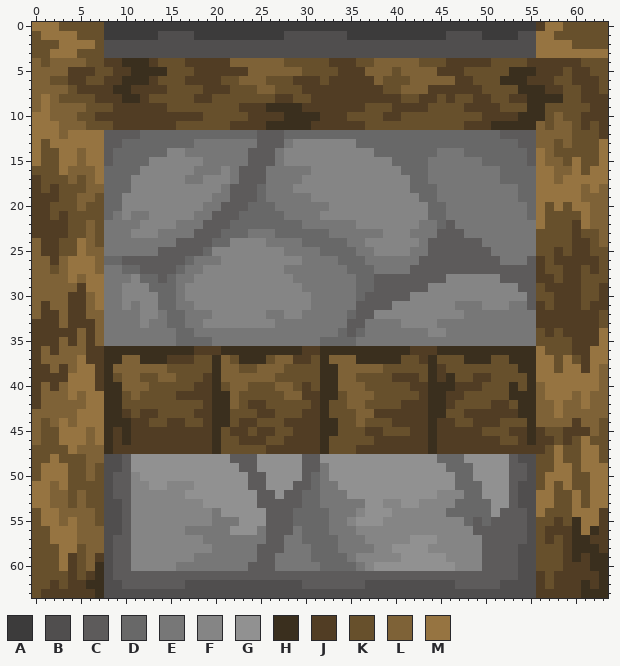
One commit to this pixel-art sprite: textures/blocks/smoker_side.png. Above is the file before it was changed.
The file is 64x64 pixels. Colours within 5 levels of each other are drawn and written as one.
Palette (. is transparent): A #3c3b3b  B #504e4e  C #5d5b5b  D #686868  E #777777  F #858585  G #919191  H #3a2f1e  J #513d24  K #67502c  L #7e6237  M #967441
Pixels before (only the part around the change), first column x 0:
 0 MMMKKKKKAAAAAAAAAAAAAAAAAAAAAAAAAAAAAAAAAAAAAAAAAAAAAAAAJMMKKKKK
 1 KMMMMKKKAAAAAABBBBAAAAAAAAAABBBBBBBAAAAAAAAAAABBBBAAAABBMMKKKKKK
 2 KKKMMMMKBBBBBBBBBBBBBBBBBBBBBBBBBBBBBBBBBBBBBBBBBBBBBBBBMMMMKKKK
 3 KKMMMKKKBBBBBBBBBBBBBBBBBBBBBBBBBBBBBBBBBBBBBBBBBBBBBBBBMMMMMMMM
 4 LKLLLLKKJJHHHJKKKJJJJJLLLLLLKKKKKJJJKKLLLLLKKKJJJJJKKKKJJJJJJKKK
 5 LLLLJJJKKJJHHHHKKKJJJJJJLLLLLLKKKKJJJLLLKLLLLJJJKKKKKHHHJJJKJJKK
 6 LLKKJJKKJJHHHJKKKJJJJKKLLLKKKJJJKJJJJJLKKKLLLLLJJKKKHHHJJJKKJJJK
 7 LLLLKJJJJHHJJJJKKKKJJJKKKLLKKKJJJJJJJJJKKLLLJJJJJJKKKKHHHJJKKJJK
 8 LMLKKKKJJJHHJKKKKKJJKKKKKKKJJKKJJJJJJJJJJKKJJKJKKJJKKJJHHHHKKJJJ
 9 LMLLLLKKKJJJJJJKKKKKKKKJJJHHHHJJJJJJJKKKJJJJKKKKJJJJKKKHHKKKKKJJ
10 MMLLLKKJJJJJJJJJJJJKKKKKJJJJHHHHJJJKKKKJJKKKKKKKKKJJJJHHHKLKKJJJ
11 MMMLLLKKKJJJJJJJKKKKKKJJJJHHHHHJJJJJJKKKKKKKKKKKJJJHHHHHLKLLKJKJ
12 MMMLMMMMCCCCDDDDDDDDDDDDDCCCDDDDDDDDDDDDDDDDDDDDDDDDCCCCLLLLKKKJ
13 MKMMMMMMCCDDDDDDDDEEEEEEECCCEFFFFFFFDDDDDDDDDDDDDDDDDDCCLLKLKKKM
14 MKKMMLMMCDDDDDDFFEEEEEEECCCEFFFFFFFFFFDDDDDDDEEEDDDDDDDCMLKKKKKM
15 MKKMMLMMCDDDDFFFFFFEEEEECCCEFFFFFFFFFFFFDDDDEEEEEEDDDDDCMLLKMKKM
16 KKKMLLLMDDDDFFFFFFEEEFECCCEEEEEFFFFFFFFFFDDDEEEEEEEEDDDDMMLLMKMM
17 JKKKLKLMDDDFFFFFFEEFFFECCCEEEEFFFFFFFFFFFFDDEEEEEEEEDDDDMMLMMMMM
18 JKJKKKLLDDDFFFFFFFFFFECCCDEEEFFFFFFFFFFFFFDDDEEEEEEEEEDDMMMMMLML
19 JJJKKLLKDDFFFFFFFFFFEECCCDEEEEEFFFFFFFFFFFFDDEEEEEEEEEDDMMMMMLLL
20 JJKKKLKKDDFFFFFFFFFEECCCDDDEEEEEEFFFFFFFFFFFDDEEEEEEEEEDMKMKMMLL
21 JJKJKKKKDEFEEFFFFFEECCCDDDDDEEEEFFFFFFFFFFFFDDEEEEEEEEEDMKKKKMLL
22 JJJJKKLKEEEEFFFFEEECCCDDDDDDDDEEEEEEFFFFFFFEEDCEEEEEEEEEMKKKJMLL
23 JJJJKKLKEEEFFFEEEECCCDDDEEEDDDDDDEEEEEEFFFEEECCCEEEEEEEEKKKKJKKL
24 LJJKKMLKEEEEEEEECCCCDDFFFFEEEEDDDDDEEFFFFFFECCCCCCEEEEEEKKKKJJKL
25 LJJKKMLLEEEEEECCCCCDFFFFFFFFEEEEDDDDEEFFFFEECCCCCCCEEEEEKKJKJJKK
26 LLJLMMMLDDCCCCCCCDEEEFFFFFFFFFEEEEDDDEEEEEECCCCCCCCCEEECJKJJJJJK
27 LLKLMMMLEEDDCCCCDEEFFFFFFFFFEEEEEEEDDDEEEECCCCCCCCCCCCCCJKKJJKJK
28 LLLLMLMMEEEFDDCDEEFFFFFFFFFFFEEEEEEEDDCCCCCCCCFFFFFFCCCCJJKJJKKK
29 LLLLLJMMEEFFFDDDEFFFFFFFFFFFFFEEEEEEDDCCCCCCFFFFFFFFFFCCKJJJJKKJ
30 LLLLJJLMEEFFFFDDEFFFFFFFFFFFFFFEEEEEDCCCCCFFFFFFFFFFFFFCKKJJJKKJ
31 LJLLJJLMEEFEFFDDEEFFFFFFFFFFFFFEEEEECCCCFFFFFFFEEEFFFEECJKJJJKJJ
32 LJJLJJLLEEEEFFEDDEEEFFFFFFEEFFEEEEEDCCFFFFFFFFFFEEEEEEEEJJJJJJJK
33 JJJLJJJLEEEEFEEDDEEFFFFFFFFEEEEEEEECCEEEEFFFFEEEEEEEEEEEJJJJJJJK
34 JJJJJLJLEEEEEEEEDDEEEEEEEEEEEEEEEEDCDEEEEEEEFFEEEEEEEEEEKJKJJJJM
35 JJJLJLJLEEEEEEEEDDDDEEEEEEEEEEEEDDDDEEEEEEEEEEEEEEEEEEEEKKKKJJJM
36 JLJLLLJJHHHHHHHHHHJJJHHHHHHHHHJJHHHHHHHHHHJJJHHHHHHHHHHHMKKKJJMM
37 JLLLLMJJHHLLHHHJJJKKHLKHHHKLLJJKHLLLHHHHHKKJHKKKHHHKKHHHMMKMKJMM
38 JJLJLMMJHLLLLLLKKKKKHLLKKLLLKKKKHHLLLLLKKKKKHJKKKKKKKKHHMMKMMJML
39 JJJJMMMJHKLLKKLLKKKJHLLLLLLKKKKKHHLLKKKKJJJKHJHKKJJKKKKHMMMMMMML
40 JLJLMMMJHHLLLKKKKKJJHKLLKKKLLKJKHHLLLKKKKKJJHHHJJJKKKHKHLMMMMMML
41 JLLLMLMMHHKLKKKKJJJJHHLKKKKKLLJJHHKLLLKKKKKJHHJJKKKKKHHHLMMMLMLL
42 JLLLLLMMHHKKKKKKKKKJHHLKJJKKKKKJHKKLLKKKKJJJHHJKKKKJJKHHLLMLLMLL
43 LLLLLMMMHHJKJJKKKKJJHHKKKJJKKKJJHKKKLLJJJJJJHHKKJJJJJJHHLLMLLLLL
44 LKLMLMMMHHHJJKKJJKKJHHKJJKKKJJJJHHKKLKKKJJJJHJJKKJJJKKKHLLLLJLLK
45 LKKMMMLMHJHJJJJJJJJJHKJJKJJKKJJJHHKKKJJKKKJJHJJJJJKKKJJHJKKJJJLK
46 LKKMMMLMHJHJJJJJJJJJHKKJJJKKJJJJHKKKKKJJJJJJHJJJJJJJKKJHJJKJKMKK
47 KKKKMLLLHJJJJJJJJJJJHKKKKKJJJJJJHKKKJJJJJJJJHJJJJJJJJJJJJKMKKMMK
48 KKMKKKLLBBCGGGGGGGGGGGCCCGGGGGCCGGGGGGGGGGGGGDDDGGGGGCBBKKMKKMMK
49 KMMMKKLKBBCGGGGGGGGGGGGCCGGGGGCCEGGGGGGGGGGGGGDDDGGGGCCBKKMMKMMM
50 KMMMKKLKBCCFGGGGGGGGGGGGCCGGGGCDEGGGGGGGGGGGGGGDDGGGGCCBKMMMKKMM
51 MMLMKKKKBCCFFGGFFFGGGGGGCCGGGCCDEEGGGGGGGGGGGGGDDDGGGCBBKMKMKKMM
52 MMLLKLKKBCCFFFFFFGGGGGGGGCCGCCDDEEEGGGGGGGGGGFFFDDGGGCBBMMKKMKMM
53 MMLLKLKKBBCFFFFFFFFGGGGGGCCCCCDDEEEEEGGFFGGFFFFDDDDGGCBBMMKKMKMM
54 KMMLLLLKBBCFFFFFFFFFEGGGGGCCCDDDDEEEFGGGFFFFFFDDDDDGCCCBMKKKMMMJ
55 KMMLMLLKBBCFFFFFFFFFEEEGGGCCCDDDDEEFGGGFFFFFFFFFDCDCCCCBKKJKHMMJ
56 KKMMMLLLBBCFFFFFFEEEEEGGGECCCEDDDEEEFFFFFFFFFFFFFCCCCCCBKJJJHMHJ
57 KKMMMLLLBCCFFFFFFFFEEEEEEECCEEDDDDEEEFFFFFGGGFFFFFCCCCCBKJKJHHJJ
58 KKKMMKLLBCCFFFFFFFFFEEEEECCCEEEDDDEEEEFFGGGGFFFFFFCCCCBBKKKJHHHJ
59 KKKMJKLJBCCFFFFFFFEEEEEEECCEEEEDDDDEFFFFFGGGGGFFFFCCCCBBKKKJHJHH
60 KKKMJKLHBCCFFFFFEEEEEEEECCCEEEEEDDDDEFGGGGGGGGGFFFCCCCBBKKKJJJHH
61 KKKKJKJHBCCCCCCCCCCCCCCCCCCCCCCCCCCCCCCCCCCCCCCCCCCCCCBBJKJJJJJH
62 KKJKJJHHBBCCCCCCCBBBBBBBBBBBBBCCCCCCCBBBBBBBBBBCCCCCBBBBJKJJJHJH
63 KJJJJJJHBBBBBBBBBBBBBBBBBBBBBBBBBBBBBBBBBBBBBBBBBBBBBBBBJJJJJHHH
Now the later version:
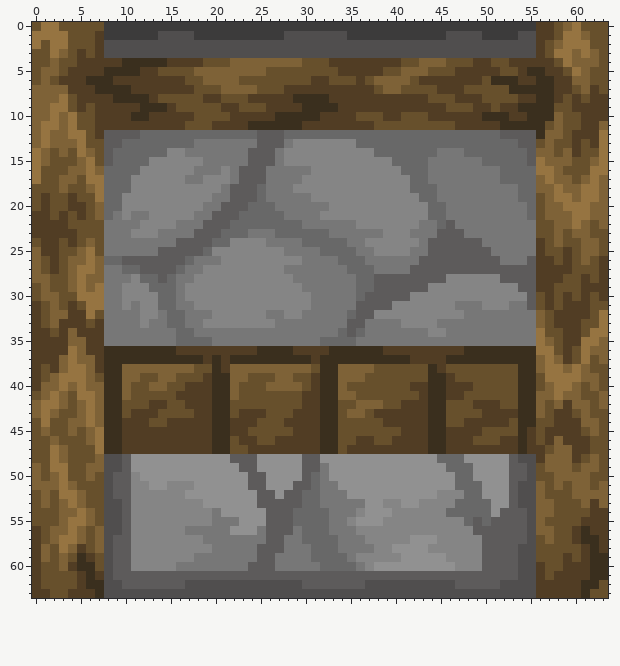
Edits made:
Changed rows in their new state; - is an unchanged pixel.
first column x 0:
 0 K--------------------------------------------------------JKLM---
 1 M---K--J------------------------------------------------JJ-MML--
 2 M-M-KKKJ------------------------------------------------JKL-MM--
 3 ---LKJ-J------------------------------------------------JK--L-LK
 4 K--KKJJJ-----HHJJ--KKK------LL------JJJJJKKLLLKKK----JJ---KMLLL-
 5 K--K---JHHH-JJK---LLLLLL--KKKK-------JJK----KKK-JJJJ-KJ-H---ML--
 6 K--J--HHH-JJJ-JJJKKLLLLKKK---KK-JKKK-K-LLLKJJJJ--J-H--J-HHJJLLK-
 7 ----J--HH------JJJ-KKLLLLKK-JJ--------KLLKKKK---KK---H---H-J-L--
 8 -L-M-JJ--H--HJ----K-J---JJJ--HHHH--------JJ-K-KJJ-K--K-J--J-JK--
 9 -LMMKJ-JJ---HHHJ-----JJKKKJJJJHHHH---JJJ----JJ--K--KJJH--H--JJ--
10 LLM-M------HH-----K---JJ---H-------J--------JJJJJJHHH-J--H------
11 L---MK-JJ-------J---JJ--HH----J------J---------J---J----H--K--JL
12 L-L---KJ------------------------------------------------H--KJJJM
13 LMLLL-KK------------------------------------------------K--KJ-J-
14 -L-LKMLK------------------------------------------------L--LJ---
15 -L-KK--K---------------------------------------------------LK-L-
16 M--K--ML---------------------------------------------------KK---
17 M--L--M-------------------------------------------------L--LKL-L
18 K-KL---M------------------------------------------------LL-LLM--
19 K-K-JKKM------------------------------------------------KL--LMM-
20 K---JJ-L------------------------------------------------KLLM----
21 -----J-L------------------------------------------------KLLLM---
22 ------K-------------------------------------------------K-LLMLK-
23 ----J-K---------------------------------------------------L-LL-K
24 K---JK--------------------------------------------------J-L-KLLK
25 -----LMK------------------------------------------------J-KJKLL-
26 -K-KLL---------------------------------------------------JK-KLKJ
27 -KJKL----------------------------------------------------JJ-K-KJ
28 --KKLMLL--------------------------------------------------JKKJ-J
29 K-KK-ML-------------------------------------------------J-KKKJJ-
30 K--KKMM--------------------------------------------------JK-KJ--
31 JK-K-KM-------------------------------------------------KJK--JKK
32 JKL---MK------------------------------------------------LK----KM
33 -KLJ--KJ------------------------------------------------LK---KKM
34 --K-LJ-J------------------------------------------------MK---KM-
35 ---JL--J------------------------------------------------ML-J-MML
36 -J-JM-----------JJ---JJJJ----J--J------JJJ---JJJ---------M-JKMLL
37 -JJ-MLL---HH---HHHHJ-JH---HHHHHJ-HHH-----HJ-JJHH---HH---L-LJ-MKL
38 -KJLM-L--H-----LLL---J-LL---LLL-------K-----------------L-ML-LKK
39 -KLM--LK-H-----------H--KKKLL--J----L---KKK--HJ--KK---H-K----LLK
40 --LML-LL---KKLL--J---H-K--L--LKJ---KK---------J--K---KH-KL--LKLK
41 K-M-KM-L--LK----------------KK----L-KK---------------K---L-L-KK-
42 LMM-K--L-----JJ--JJ---K-KK----J--H-K-LL-------K--JJ-K----KLJ-LK-
43 -M-KKL-L--KJ-----------JJ-K--J---H-L-K----------KK-------KJJK-KK
44 KMKK-L-L--J------JJ---J-------------K--J-----HK-J---J-H-KKJJ----
45 KL-KLK---HJ----------H---KK----------KK--J---H-------KHJKJJ--K--
46 K-LKKK---HJ----------H---K-J-----H--JJKK-----H---KKKJJHJK-L-JJ--
47 --MLKKKM-H-----------H--JJ-------H-J---------H--------H---LLJJK-
48 ---L--K-------------------------------------------------JLLLJKL-
49 LK-----L-------------------------------------------------LLL-LLK
50 LKL------------------------------------------------------KLLLLKK
51 LL--L---------------------------------------------------LKLKLLKL
52 KLKMM---------------------------------------------------LK--LLLL
53 KLK-M---------------------------------------------------LL--KLJL
54 -KK--M--------------------------------------------------LL--KKJ-
55 -KK--M--------------------------------------------------L-K-KJJ-
56 J-LL--K-------------------------------------------------LLKKJHJ-
57 J-L---K--------------------------------------------------L-KJ-H-
58 JL--LJK----------------------------------------------------KKJ--
59 JL-LKHJK----------------------------------------------------K---
60 J--L-HHK------------------------------------------------J-------
61 J---KJHJ------------------------------------------------------H-
62 J-K-K----------------------------------------------------J----HK
63 J-KK----------------------------------------------------------KK
Boxes around the changes in both pictures, in picture pixels (x1, y1, x2, y2):
changed: (32, 22, 608, 598)
